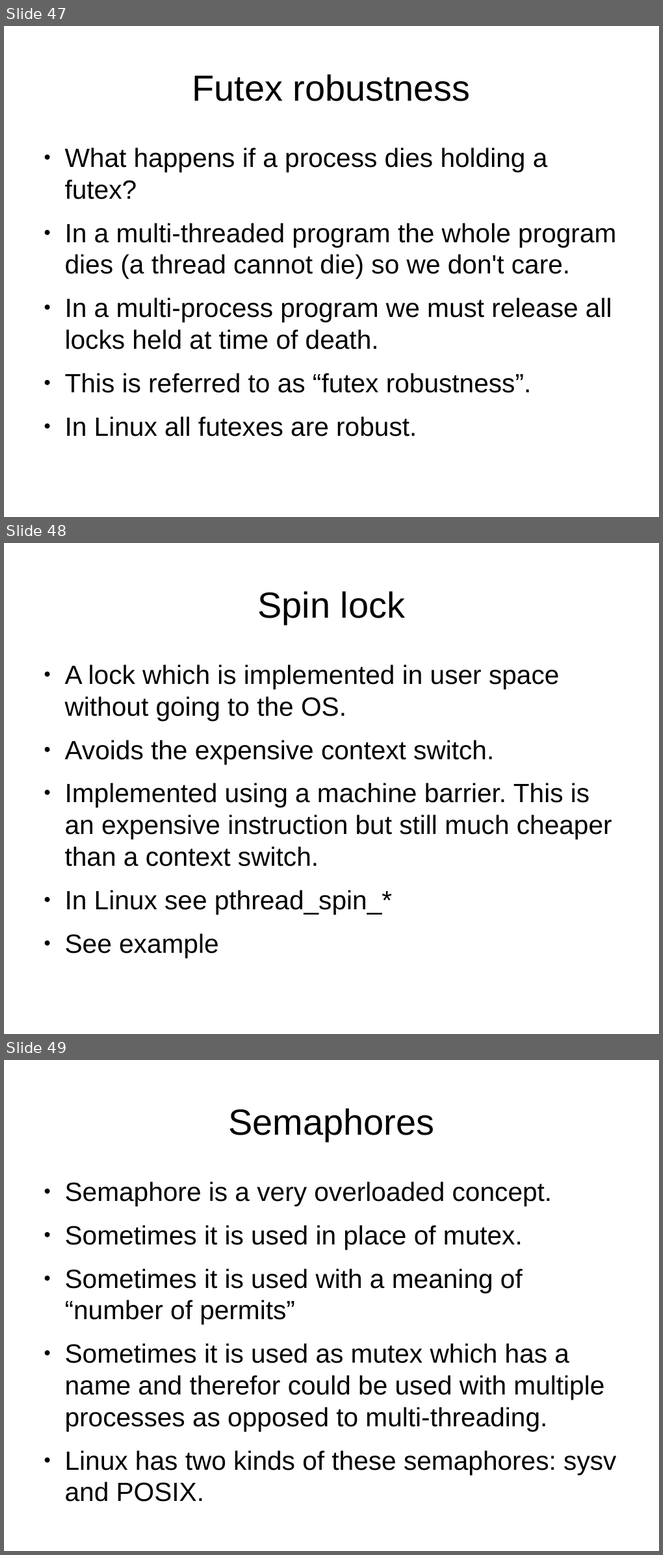
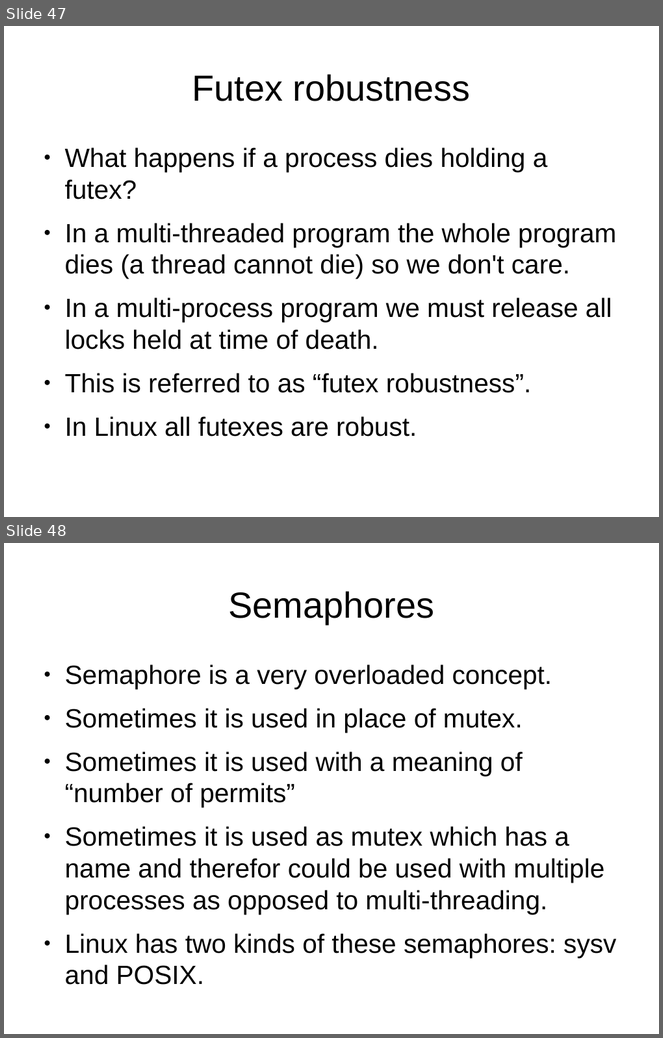
Before and after one commit to veltzer/demos-linux, a slide deck: multi_core/multicore.odp. Shown one above the other, each under a label of ours: slides 47, 48 and 49 before the commit, slides 47 and 48 after it. The pictures are 663x1555 and 663x1038 pixels, drawn with LibreOffice and Linux fonts; fonts in the diff are those of the drawing. Boxes give left, top, right and bottom in pixels: in the first picture for what was removed or moved away, otherwise in the second. Text is boxed around its words. In the diff, an @@ line names an element or a change of style, - is before the commit and + after.

Commit message:
more code

```diff
--- a/multi_core/multicore.odp
+++ b/multi_core/multicore.odp
@@ slide 48 removed at (4,543,659,1034), background #FFFFFF @@
@@ title removed at (258,591,405,624) @@
-Spin lock
@@ text removed at (65,665,612,958) @@
-● A lock which is implemented in user space without going to the OS.
-● Avoids the expensive context switch.
-● Implemented using a machine barrier. This is an expensive instruction but still much cheaper than a context switch.
-● In Linux see pthread_spin_*
-● See example
@@ what was slide 49 is now slide 48 @@
```
